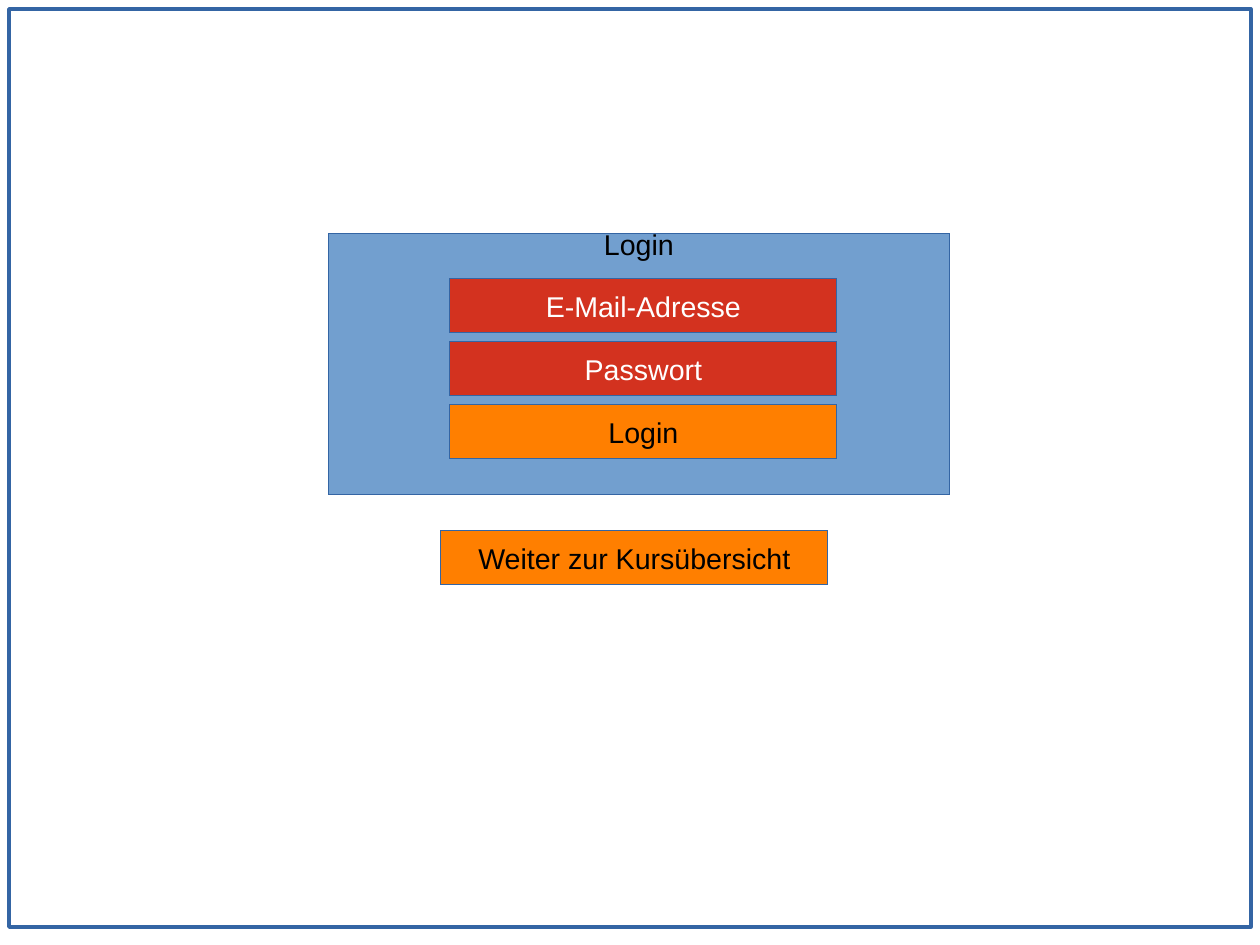
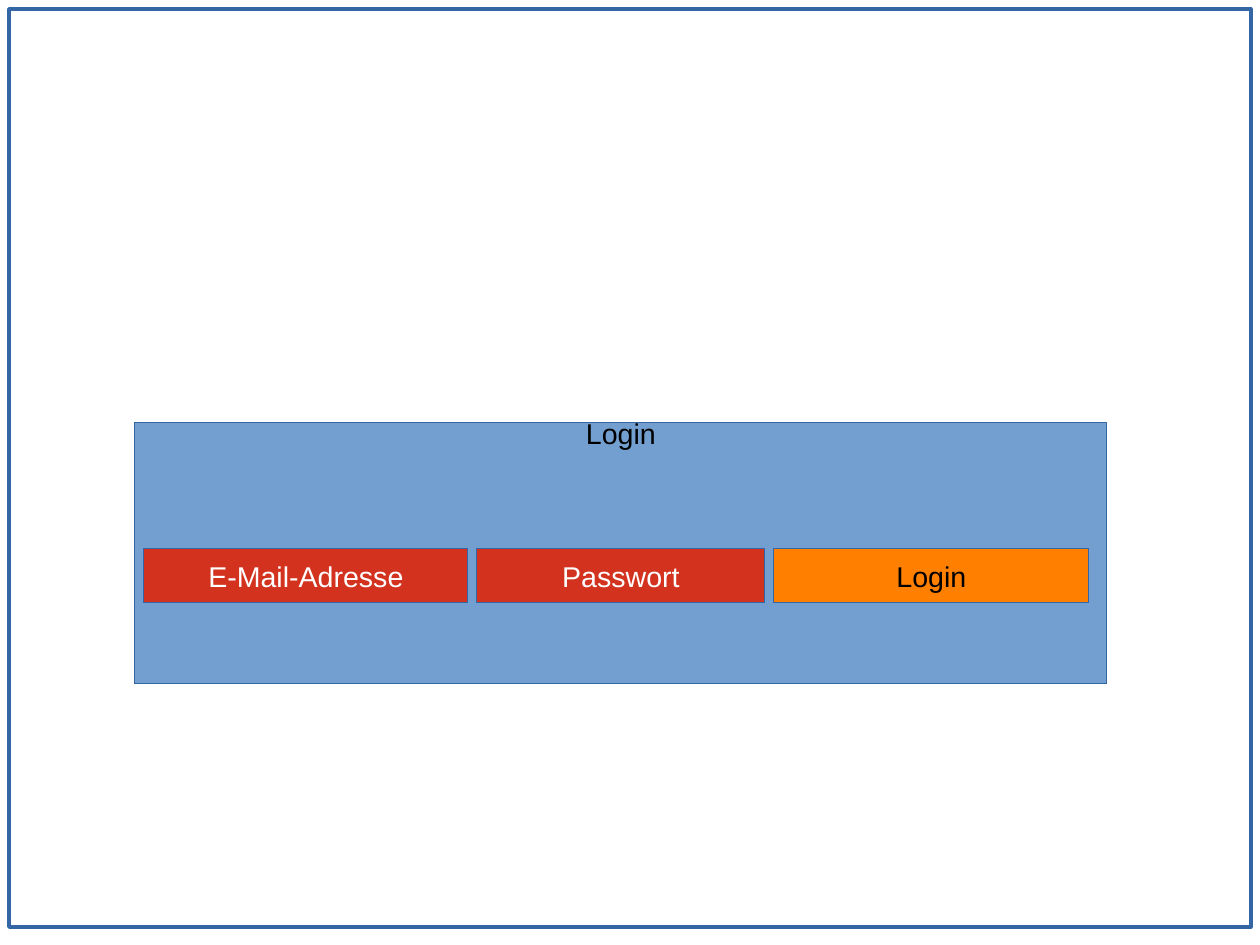
Before and after one commit to BWolfJena/BWolf, a slide deck: slide 2 of Backend MockUps.odp. Drawn at 1260x945 pixels with LibreOffice and Linux fonts; fonts in the diff are those of the drawing. Boxes give left, top, right and bottom in pixels: in the first picture for what was removed or moved away, otherwise in the second. Text is boxed around its words. In the diff, an @@ line names an element or a change of style, - is before the commit and + after.

```diff
--- a/Backend MockUps.odp
+++ b/Backend MockUps.odp
@@ rectangle "Login": place and size @@
-rectangle "Login" at <box>450,405,838,458</box>
+rectangle "Login" at <box>135,423,1107,684</box>
@@ rectangle "Login" at <box>135,423,1107,684</box>: fill #FF7F00 to #729FCF @@
@@ rectangle removed at <box>441,532,829,585</box> @@
-Weiter zur Kursübersicht
@@ rectangle "E-Mail-Adresse": place and size @@
-rectangle "E-Mail-Adresse" at <box>450,279,838,333</box>
+rectangle "E-Mail-Adresse" at <box>144,549,468,603</box>
@@ rectangle "Passwort": place and size @@
-rectangle "Passwort" at <box>450,342,838,396</box>
+rectangle "Passwort" at <box>477,549,765,603</box>
@@ rectangle "Login": place and size @@
-rectangle "Login" at <box>328,234,949,495</box>
+rectangle "Login" at <box>774,549,1090,603</box>
@@ rectangle "Login" at <box>774,549,1090,603</box>: fill #729FCF to #FF7F00 @@
```
Also in this commit, not shown: 3 slides added, 6 slides removed.
